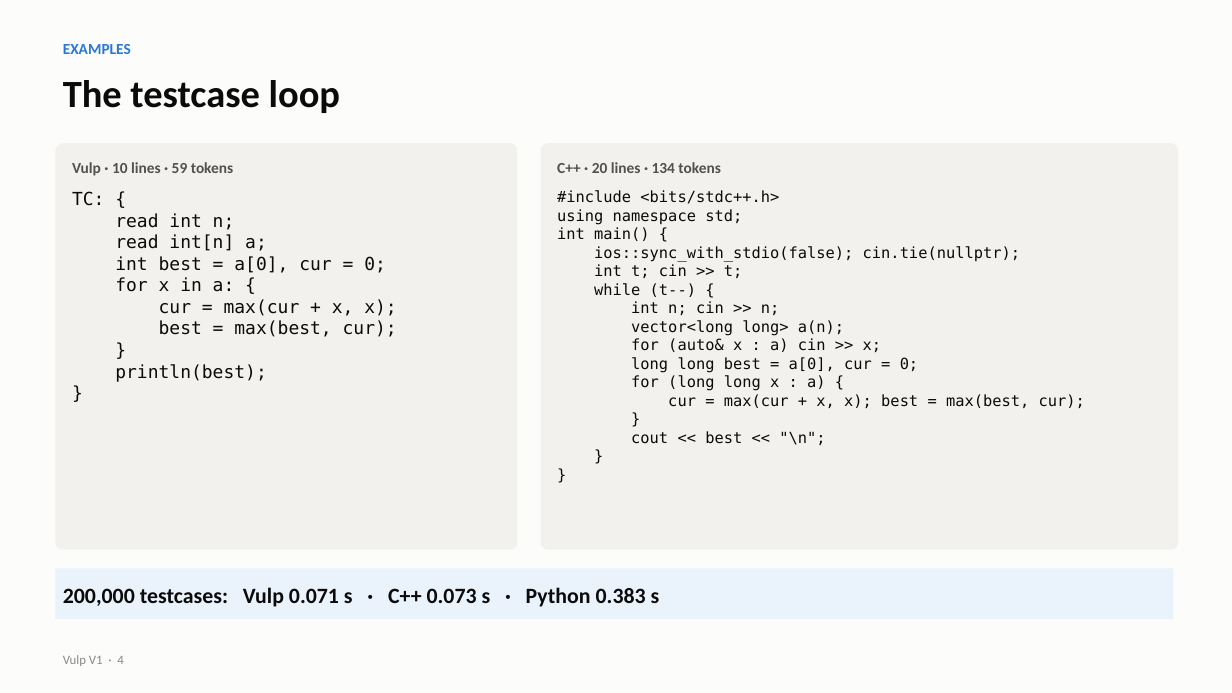
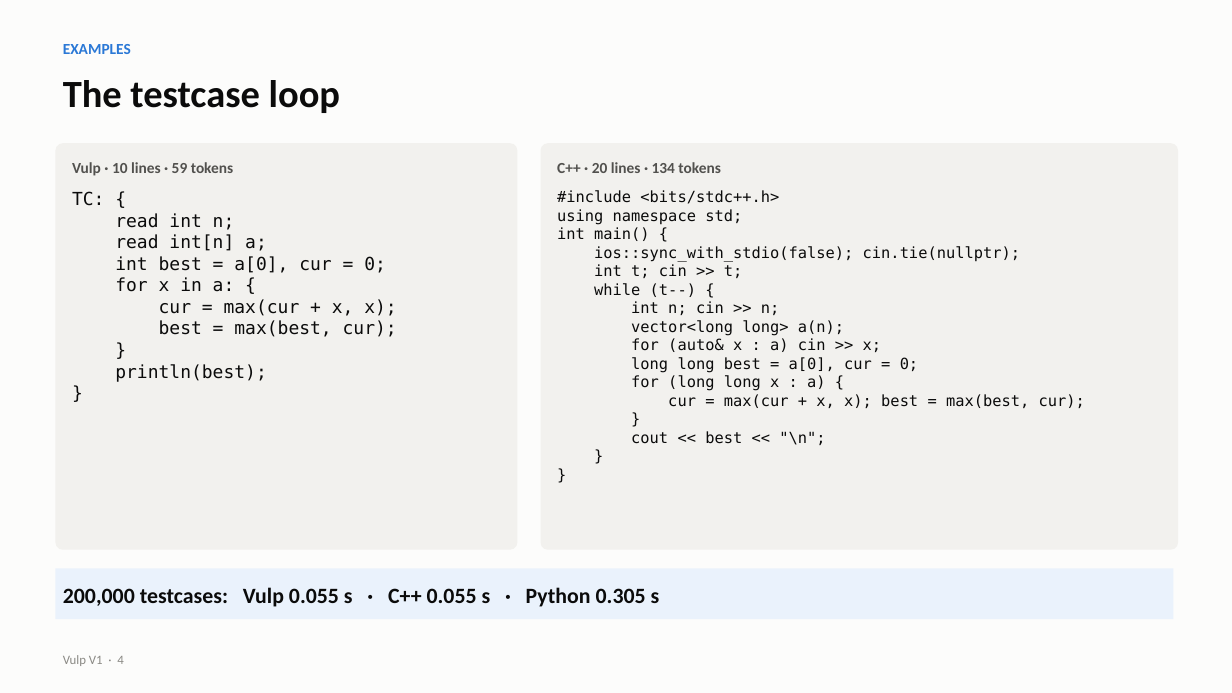
Before and after one commit to vulp-lang/vulp, a slide deck: slide 4 of docs/presentation/vulp_v1.pptx. Drawn at 1232x693 pixels with LibreOffice and Linux fonts; fonts in the diff are those of the drawing. Boxes give left, top, right and bottom in pixels: in the first picture for what was removed or moved away, otherwise in the second. Text is boxed around its words. In the diff, an @@ line names an element or a change of style, - is before the commit and + after.

```diff
--- a/docs/presentation/vulp_v1.pptx
+++ b/docs/presentation/vulp_v1.pptx
@@ text in rectangle at (63, 587, 660, 607): text changed @@
-200,000 testcases: Vulp 0.071 s · C++ 0.073 s · Python 0.383 s
+200,000 testcases: Vulp 0.055 s · C++ 0.055 s · Python 0.305 s
```
Also in this commit, not shown: 6 other slides changed, 1 slide added, 1 slide removed.
